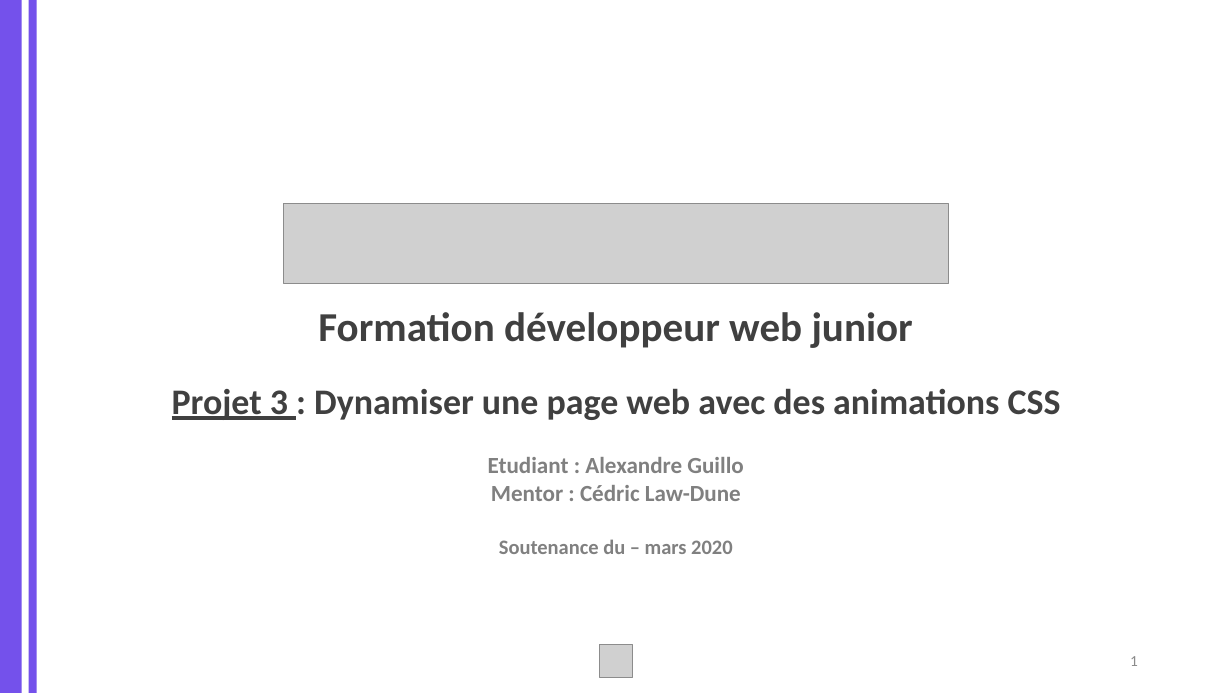
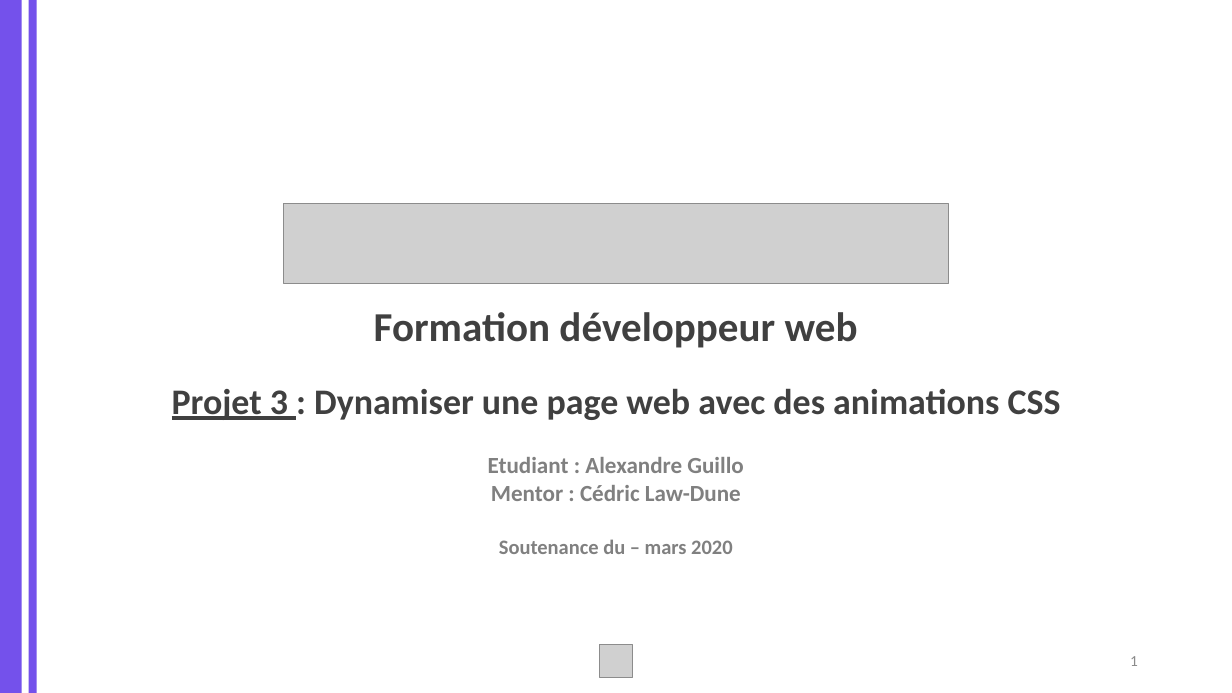
Before and after one commit to MrGyo/Animations-OhMyFood, a slide deck: slide 1 of soutenance/SOUTENANCE_P3_WEBDEV_20200308.pptx. Drawn at 1232x693 pixels with LibreOffice and Linux fonts; fonts in the diff are those of the drawing; grey boxes stand for pictures. Boxes give left, top, right and bottom in pixels: in the first picture for what was removed or moved away, otherwise in the second. Text is boxed around its words. In the diff, an @@ line names an element or a change of style, - is before the commit and + after.

```diff
--- a/soutenance/SOUTENANCE_P3_WEBDEV_20200308.pptx
+++ b/soutenance/SOUTENANCE_P3_WEBDEV_20200308.pptx
@@ text at (374,312,858,348): text changed @@
-Formation développeur web junior
+Formation développeur web
```
